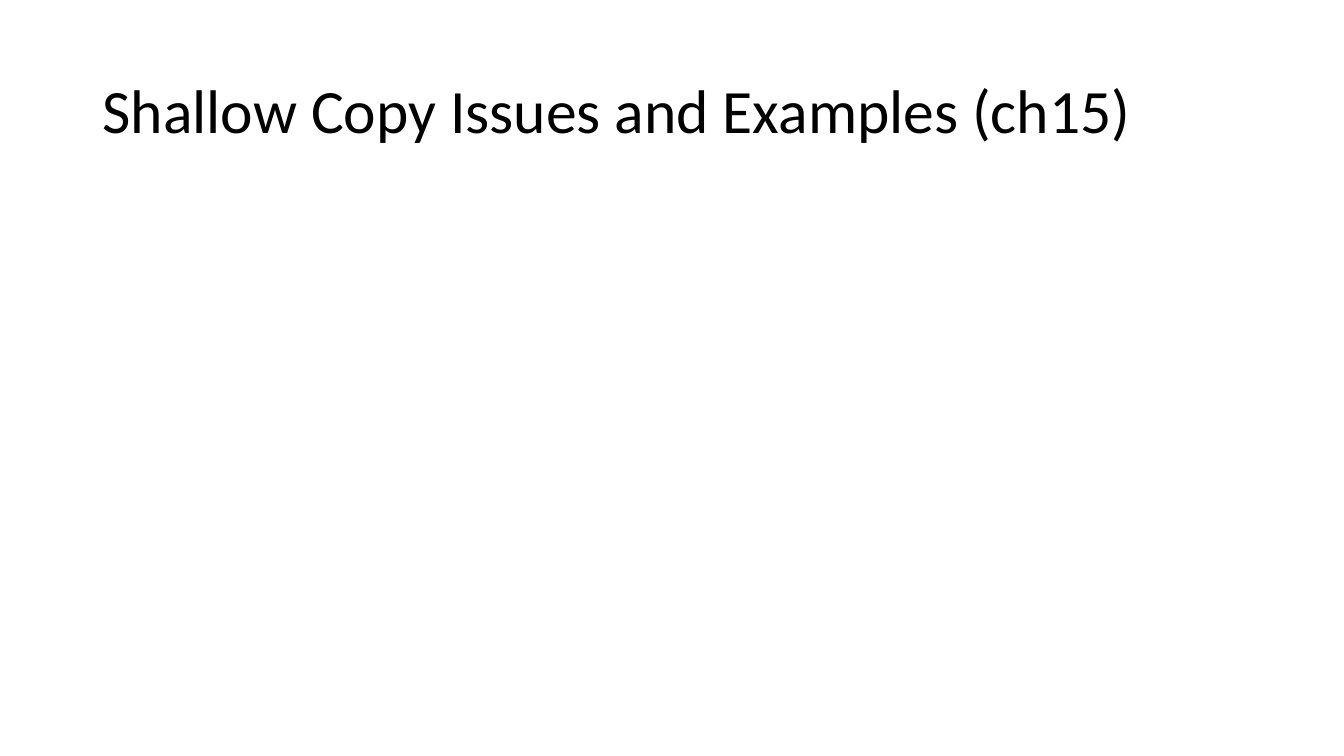
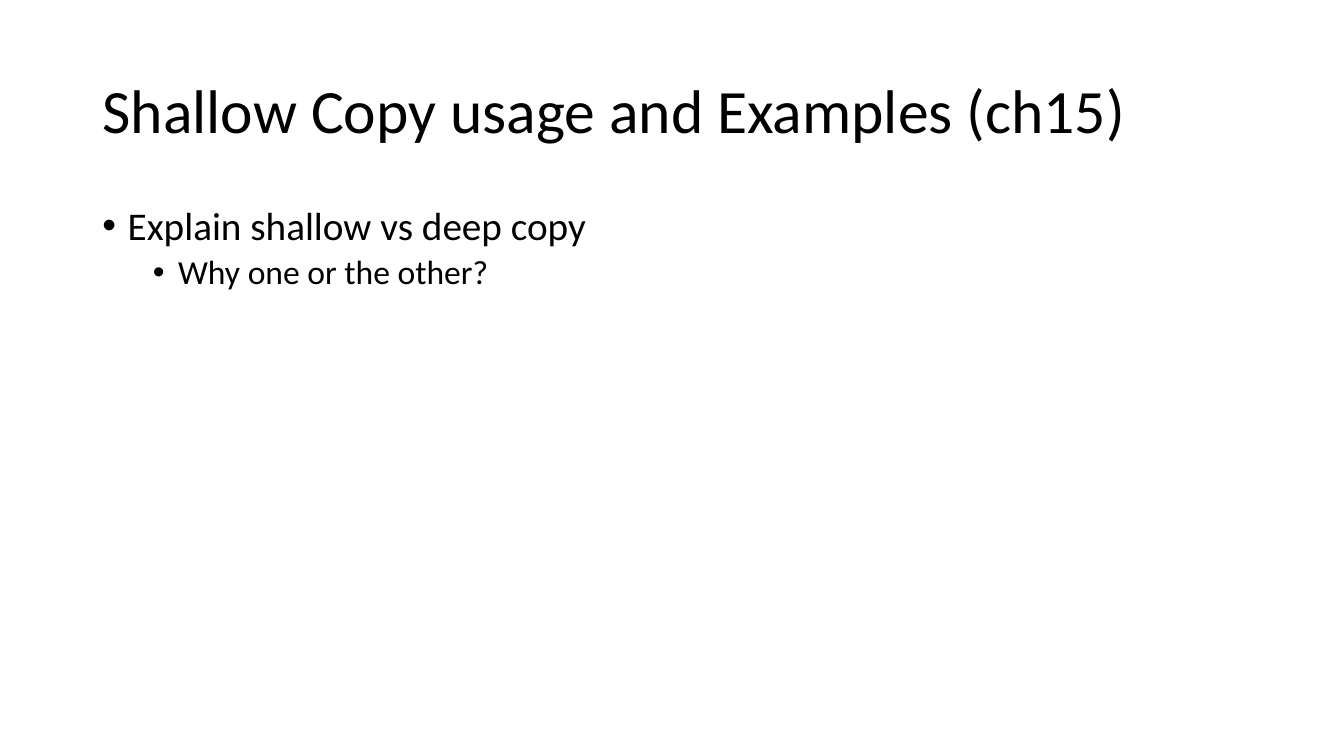
Before and after one commit to MobyAtTheo/PSG3, a slide deck: slide 34 of week05-ch15-21plus-pys.pptx. Drawn at 1344x756 pixels with LibreOffice and Linux fonts; fonts in the diff are those of the drawing. Boxes give left, top, right and bottom in pixels: in the first picture for what was removed or moved away, otherwise in the second. Text is boxed around its words. In the diff, an @@ line names an element or a change of style, - is before the commit and + after.

```diff
--- a/week05-ch15-21plus-pys.pptx
+++ b/week05-ch15-21plus-pys.pptx
@@ title at box(102, 88, 1125, 144): text changed @@
-Shallow Copy Issues and Examples (ch15)
+Shallow Copy usage and Examples (ch15)
@@ text added at box(128, 212, 586, 290), 28 pt, text #000000 @@
+• Explain shallow vs deep copy
+  • Why one or the other?
```
Also in this commit, not shown: 2 other slides changed.
